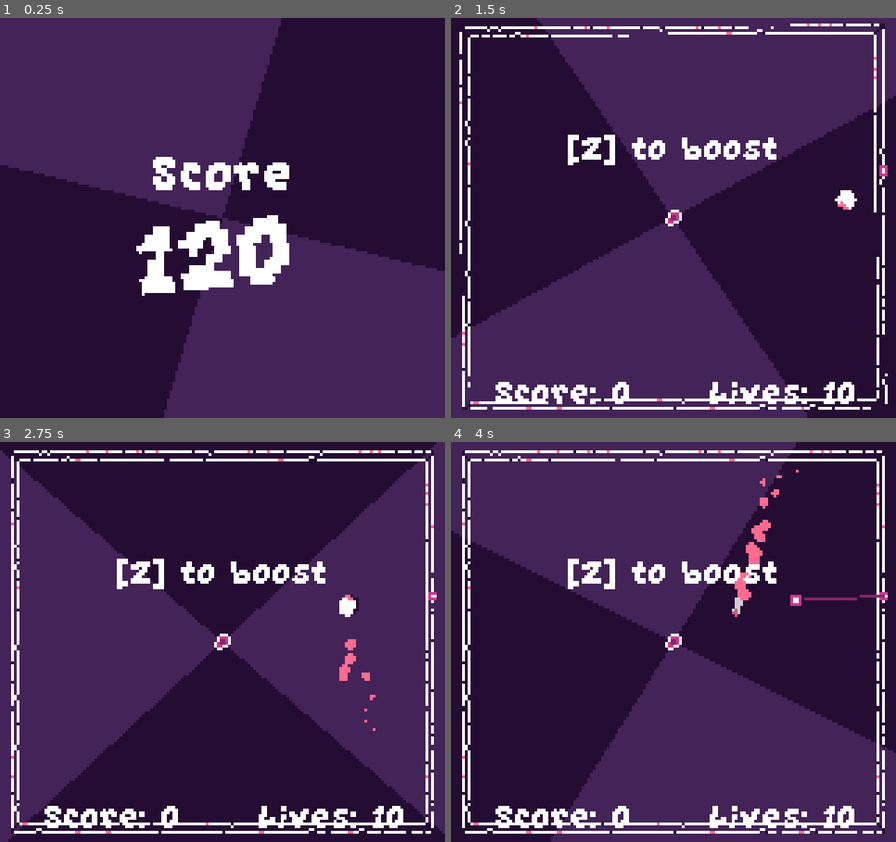
Above: before the commit, frames 1-4 (two rows, left to right).
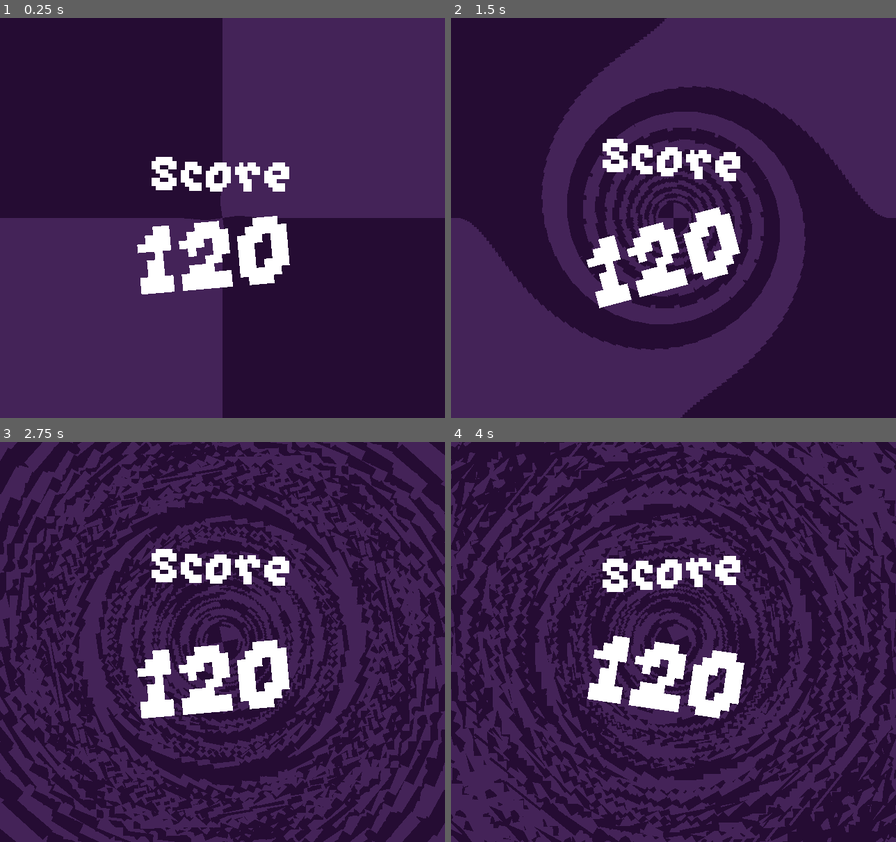
Above: after the commit, the same moments.

Repository: EdBarrancos/Signal
Game: Godot game, scene res://Game/Scenes/Game.tscn
Two runs of this game, one before a commit and one after it. Both use one fixed random seed, a clock stepped at 60 frames per second and the inputs below. Sound files missing from this copy of the repository are replaced by a short silence.
Inputs:
- Up to frame 1 (0.25 s): no input
- Up to frame 2 (1.5 s): tap Enter at 0.5 s; hold D (RIGHT) 0.53-1.28 s; hold Z (BOOST) 0.53-1.28 s; hold A (LEFT) from 1.28 s (still down); tap X (CHORD) at 1.35 s
- Up to frame 3 (2.75 s): release A (LEFT) at 2.03 s; hold D (RIGHT) from 2.03 s (still down); hold Z (BOOST) from 2.03 s (still down)
- Up to frame 4 (4 s): release Z (BOOST) at 2.78 s; tap X (CHORD) at 2.85 s; release D (RIGHT) at 3.53 s; hold A (LEFT) from 3.53 s (still down); hold Z (BOOST) from 3.53 s (still down)

The runs differ from the first frame. In frame 1, 83% of the frame differs, in the area x 0-100%, y 0-100%; in frame 2, 39%; in frame 3, 52%; in frame 4, 58%.

Commit message:
Add better background animation

Diff:
--- /dev/null
+++ b/project/Game/Shaders/RotatingQuadrant.gdshader
@@ -0,0 +1,46 @@
+shader_type canvas_item;
+
+uniform vec4 first_color : hint_color;
+uniform vec4 second_color : hint_color;
+
+uniform float angle_radians = 1.57079632679;
+uniform float tmp1 = 0.0;
+uniform float tmp2 = 0.0;
+
+const float PI = 3.14159265358979323846;
+
+vec2 calculateVectorFromAngle(float targetAngle) {
+	return vec2(cos(targetAngle), sin(targetAngle));
+}
+
+bool getEqualOrLessThanBoundary(float x, float y, vec2 boundary) {
+	return (x - 0.5) <= (y - 0.5);
+	//return pow(((x - 0.5) * boundary.x), (exp(tmp1)))  <= (y - 0.5) * boundary.y;
+}
+
+bool getGreaterThanBoundary(float x, float y, vec2 boundary) {
+	return (x - 0.5) > (y - 0.5);
+	//return pow(((x - 0.5) * boundary.x), (exp(tmp1))) > (y - 0.5) * boundary.y ;
+}
+
+// Other Cool Equations:
+// pow(((x - 0.5) * boundary.x), (exp(tmp1))) > (y - 0.5) * boundary.y
+
+void fragment() {
+	vec2 line_1 = calculateVectorFromAngle(angle_radians);
+	vec2 line_2 = calculateVectorFromAngle(angle_radians + PI/2.0);
+
+	if (getEqualOrLessThanBoundary(UV.x, UV.y, line_1) &&
+		getEqualOrLessThanBoundary(UV.x, UV.y, line_2)) {
+		COLOR = first_color;
+	} else if (getGreaterThanBoundary(UV.x, UV.y, line_1) &&
+		getGreaterThanBoundary(UV.x, UV.y, line_2)) {
+		COLOR = first_color;
+	} else if (getEqualOrLessThanBoundary(UV.x, UV.y, line_1) &&
+		getGreaterThanBoundary(UV.x, UV.y, line_2)) {
+		COLOR = second_color;
+	} else if (getGreaterThanBoundary(UV.x, UV.y, line_1) &&
+		getEqualOrLessThanBoundary(UV.x, UV.y, line_2)) {
+		COLOR = second_color;
+	}
+}
--- a/project/Stages/Arena/Scenes/Arena.tscn
+++ b/project/Stages/Arena/Scenes/Arena.tscn
@@ -307,10 +307,7 @@
 script = ExtResource( 3 )
 
 [node name="Background" parent="." instance=ExtResource( 13 )]
-margin_left = -25.0
-margin_top = -22.0
-margin_right = 185.0
-margin_bottom = 166.0
+populate = false
 
 [node name="Boundaries" type="Node2D" parent="."]
 
--- /dev/null
+++ b/project/Stages/EndScreen/Scenes/BackgroundInstance.tscn
@@ -0,0 +1,10 @@
+[gd_scene load_steps=2 format=2]
+
+[ext_resource path="res://Stages/EndScreen/Scripts/BackgroundInstance.gd" type="Script" id=1]
+
+[node name="BackgroundInstance" type="Node2D"]
+script = ExtResource( 1 )
+
+[node name="Sprite" type="Sprite" parent="."]
+
+[node name="Tween" type="Tween" parent="."]
--- /dev/null
+++ b/project/Stages/EndScreen/Scripts/BackgroundInstance.gd
@@ -0,0 +1,69 @@
+tool
+extends Node2D
+class_name BackgroundInstance
+
+onready var sprite = $Sprite
+onready var tween = $Tween
+
+onready var rng = RandomNumberGenerator.new()
+
+var linked_instance
+var previous_instance
+
+func _ready():
+	rng.randomize()
+
+func set_texture(new_texture):
+	sprite.texture = new_texture
+	return self
+
+func set_linked_instance(new_linked_instance):
+	linked_instance = new_linked_instance
+	return self
+
+func set_previous_instance(new_previous_instance):
+	previous_instance = new_previous_instance
+	return self
+
+func set_position(new_position):
+	position = new_position
+	return self
+
+func set_scale(new_scale):
+	scale = new_scale
+	return self
+
+func set_angle(
+	new_angle,
+	delay,
+	damp,
+	damp_angle,
+	actual_delay,
+	actual_delay_increase):
+
+	if actual_delay > 0:
+		yield(get_tree().create_timer(actual_delay), "timeout")
+
+	animate_angle(new_angle, delay)
+
+	if linked_instance:
+		linked_instance.set_angle(
+			(1 - damp_angle) * new_angle,
+			delay + damp,
+			damp,
+			damp_angle,
+			actual_delay + actual_delay_increase,
+			actual_delay_increase)
+
+	return self
+
+func animate_angle(target_angle, delay):
+	tween.interpolate_property(
+		self,
+		"rotation_degrees",
+		null,
+		target_angle,
+		delay,
+		Tween.TRANS_BACK,
+		Tween.EASE_IN_OUT)
+	tween.start()
--- a/project/Stages/EndScreen/Scripts/EndScreen.gd
+++ b/project/Stages/EndScreen/Scripts/EndScreen.gd
@@ -16,7 +16,8 @@
 
 func _input(event):
 	if event is InputEventKey:
-		skip()
+		#skip()
+		pass
 
 func skip():
 	if can_skip:
--- a/project/Stages/Scenes/Background.tscn
+++ b/project/Stages/Scenes/Background.tscn
@@ -1,66 +1,30 @@
-[gd_scene load_steps=5 format=2]
+[gd_scene load_steps=7 format=2]
 
-[sub_resource type="Shader" id=5]
-code = "shader_type canvas_item;
+[ext_resource path="res://Stages/Scripts/Background.gd" type="Script" id=1]
+[ext_resource path="res://Game/Assets/background.png" type="Texture" id=2]
+[ext_resource path="res://Stages/EndScreen/Scenes/BackgroundInstance.tscn" type="PackedScene" id=3]
 
-uniform vec4 first_color : hint_color;
-uniform vec4 second_color : hint_color;
-
-uniform float angle = 1.57079632679;
-uniform float angle_tmp = 0;
-uniform float tmp = 0;
-
-const float PI = 3.14159265358979323846;
-
-
-void fragment() {
-	vec2 line_1 = vec2(cos(angle), sin(angle));
-	vec2 line_2 = vec2(cos(angle + PI/2.0), sin(angle + PI/2.0));
-
-	if (UV.x * line_1.x + ((line_1.y - line_1.x)/2.0) <= UV.y * line_1.y &&
-		UV.x * line_2.x + ((line_2.y - line_2.x)/2.0) <= UV.y * line_2.y) {
-		COLOR = first_color;
-	} else if (UV.x * line_1.x + ((line_1.y - line_1.x)/2.0) > UV.y * line_1.y &&
-		UV.x * line_2.x + ((line_2.y - line_2.x)/2.0) > UV.y * line_2.y) {
-		COLOR = first_color;
-	} else if (UV.x * line_1.x + ((line_1.y - line_1.x)/2.0) <= UV.y * line_1.y &&
-		UV.x * line_2.x + ((line_2.y - line_2.x)/2.0) > UV.y * line_2.y) {
-		COLOR = second_color;
-	} else if (UV.x * line_1.x + ((line_1.y - line_1.x)/2.0) > UV.y * line_1.y &&
-		UV.x * line_2.x + ((line_2.y - line_2.x)/2.0) <= UV.y * line_2.y) {
-		COLOR = second_color;
-	}
-}"
-
-[sub_resource type="ShaderMaterial" id=6]
-shader = SubResource( 5 )
-shader_param/first_color = Color( 0.741176, 0.215686, 0.215686, 0 )
-shader_param/second_color = Color( 0.14902, 0.0509804, 0.203922, 1 )
-shader_param/angle = 1.5708
-shader_param/angle_tmp = 3.039
-shader_param/tmp = 0.646
-
-[sub_resource type="Animation" id=7]
+[sub_resource type="Animation" id=1]
 resource_name = "Move"
-length = 3.0
+length = 18.0
 loop = true
 tracks/0/type = "value"
-tracks/0/path = NodePath(".:material:shader_param/angle")
+tracks/0/path = NodePath(".:angle")
 tracks/0/interp = 1
 tracks/0/loop_wrap = true
 tracks/0/imported = false
 tracks/0/enabled = true
 tracks/0/keys = {
-"times": PoolRealArray( 0, 3 ),
-"transitions": PoolRealArray( 1, 1 ),
+"times": PoolRealArray( 0, 2, 2.5, 5, 6, 8, 9.5, 9.8, 11, 12, 14, 16.5, 18 ),
+"transitions": PoolRealArray( 1, 1, 1, 1, 1, 1, 1, 1, 1, 1, 1, 1, 1 ),
 "update": 0,
-"values": [ 1.5708, -4.715 ]
+"values": [ 0.0, 180.0, 150.0, 360.0, 270.0, 360.0, 180.0, 200.0, 0.0, 90.0, -90.0, 45.0, 0.0 ]
 }
 
-[sub_resource type="Animation" id=8]
+[sub_resource type="Animation" id=2]
 length = 0.001
 tracks/0/type = "value"
-tracks/0/path = NodePath(".:material:shader_param/angle")
+tracks/0/path = NodePath(".:angle")
 tracks/0/interp = 1
 tracks/0/loop_wrap = true
 tracks/0/imported = false
@@ -69,17 +33,48 @@
 "times": PoolRealArray( 0 ),
 "transitions": PoolRealArray( 1 ),
 "update": 0,
-"values": [ 1.5708 ]
+"values": [ 0.0 ]
 }
 
-[node name="Background" type="ColorRect"]
-material = SubResource( 6 )
-margin_right = 160.0
-margin_bottom = 144.0
-color = Color( 0.364706, 0.054902, 0.054902, 0 )
+[sub_resource type="Animation" id=3]
+resource_name = "Testing Shit"
+length = 5.0
+loop = true
+tracks/0/type = "value"
+tracks/0/path = NodePath(".:angle")
+tracks/0/interp = 1
+tracks/0/loop_wrap = true
+tracks/0/imported = false
+tracks/0/enabled = true
+tracks/0/keys = {
+"times": PoolRealArray( 0, 1, 2, 2.5, 3, 3.5 ),
+"transitions": PoolRealArray( 1, 1, 1, 1, 1, 1 ),
+"update": 0,
+"values": [ 0.0, 125.0, 75.0, 90.0, 45.0, 90.0 ]
+}
+
+[node name="Background" type="Node2D"]
+script = ExtResource( 1 )
+texture = ExtResource( 2 )
+max_size = Vector2( 7, 7 )
+min_size = Vector2( 0.2, 0.2 )
+number_of_instances = 200.0
+delay = 0.05
+actual_delay = 0.01
+storage_inst = NodePath("BackgroundInstances")
+center = NodePath("CenterPosition")
+background_inst = ExtResource( 3 )
+populate = true
+clear = true
+
+[node name="BackgroundInstances" type="Node2D" parent="."]
+
+[node name="CenterPosition" type="Position2D" parent="."]
+position = Vector2( 80, 72 )
 
 [node name="AnimationPlayer" type="AnimationPlayer" parent="."]
-autoplay = "Move"
-playback_speed = 0.5
-anims/Move = SubResource( 7 )
-anims/RESET = SubResource( 8 )
+autoplay = "Testing Shit"
+playback_speed = 0.7
+anims/Move = SubResource( 1 )
+anims/RESET = SubResource( 2 )
+"anims/Testing Shit" = SubResource( 3 )
--- /dev/null
+++ b/project/Stages/Scripts/Background.gd
@@ -0,0 +1,102 @@
+tool
+extends Node2D
+
+export var texture : Texture
+export var max_size : Vector2
+export var min_size : Vector2
+export var number_of_instances : float
+
+export var angle : float setget set_angle
+export var delay : float
+export var damp_time : float
+export var damp_angle : float
+export var actual_delay : float
+export var actual_delay_increase : float
+
+export var storage_inst : NodePath
+export var center : NodePath
+export var background_inst : PackedScene
+
+export var populate : bool setget set_populate
+export var clear : bool setget set_clear
+
+var last_spawned_instance = null
+
+func set_angle(new_angle):
+	angle = new_angle
+	if check_sets() and last_spawned_instance:
+		last_spawned_instance.set_angle(
+			angle,
+			delay,
+			damp_time,
+			damp_angle,
+			actual_delay,
+			actual_delay_increase)
+
+func set_populate(new_populate):
+	if new_populate:
+		if Engine.editor_hint and check_sets():
+			clear_all()
+			populate_background()
+	populate = new_populate
+
+func set_clear(new_clear):
+	if new_clear:
+		if Engine.editor_hint and check_sets():
+			clear_all()
+	clear = new_clear
+
+onready var screen_center_position = Vector2(80, 72)
+onready var background_instance_storage = $BackgroundInstances
+
+func check_sets():
+	return storage_inst and center and background_inst
+
+func clear_all():
+	last_spawned_instance = null
+	for i in self.get_node(storage_inst).get_children():
+		if i.name.find("bck") != -1:
+			i.queue_free()
+
+func _ready():
+	if max_size.length() < min_size.length():
+		push_error("Max Size greater then Min Size")
+	populate_background()
+
+func populate_background():
+	var step_size = get_step_size()
+	var target_size = max_size
+	var last_instance = null
+	var tmp_instance = null
+	for i in range(number_of_instances) :
+		tmp_instance = create_instance_background(texture, target_size, last_instance)
+		if last_instance:
+			last_instance.set_previous_instance(tmp_instance)
+		last_instance = tmp_instance
+
+		target_size = update_size(target_size, step_size)
+	last_spawned_instance = last_instance
+
+func create_instance_background(target_texture, size, last_instance):
+	var new_instance = background_inst.instance()
+	var parent_target = self.get_node(storage_inst)
+
+	new_instance.name += "bck"
+
+	parent_target.add_child(new_instance)
+	new_instance.set_owner(self)
+
+	new_instance \
+		.set_texture(target_texture) \
+		.set_position(self.get_node(center).position) \
+		.set_scale(size) \
+		.set_linked_instance(last_instance)
+
+	return new_instance
+
+func update_size(current_size, step_size):
+	return current_size - step_size
+
+func get_step_size():
+	var diff = max_size - min_size
+	return diff / number_of_instances
--- a/project/project.godot
+++ b/project/project.godot
@@ -9,6 +9,11 @@
 config_version=4
 
 _global_script_classes=[ {
+"base": "Node2D",
+"class": "BackgroundInstance",
+"language": "GDScript",
+"path": "res://Stages/EndScreen/Scripts/BackgroundInstance.gd"
+}, {
 "base": "Node2D",
 "class": "CameraTransition",
 "language": "GDScript",
@@ -25,6 +30,7 @@
 "path": "res://Stages/Arena/Scripts/NoteSpawner.gd"
 } ]
 _global_script_class_icons={
+"BackgroundInstance": "",
 "CameraTransition": "",
 "GameState": "",
 "NoteSpawner": ""
@@ -46,7 +52,7 @@
 window/size/height=144
 window/size/test_width=1120
 window/size/test_height=1008
-window/stretch/mode="viewport"
+window/stretch/mode="2d"
 window/stretch/aspect="keep"
 
 [global]
Binary file added: project/Game/Assets/background.png
Not shown, added: project/Game/Assets/background.png.import
Not shown, added: assets/visual/background.aseprite
